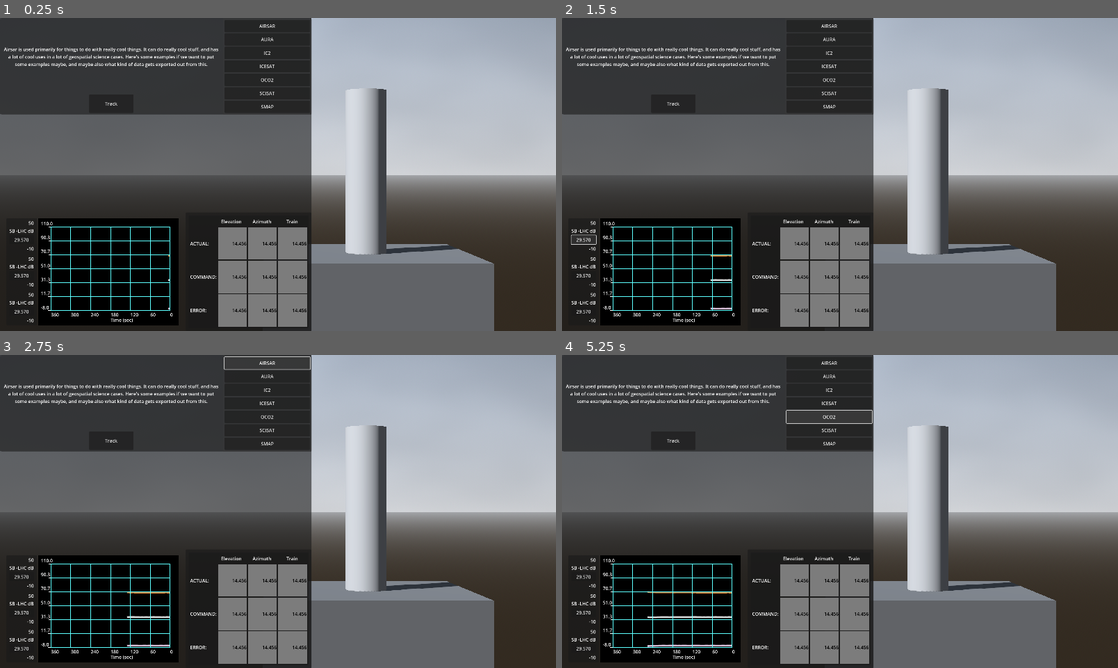
Above: before the commit, frames 1-4 (two rows, left to right).
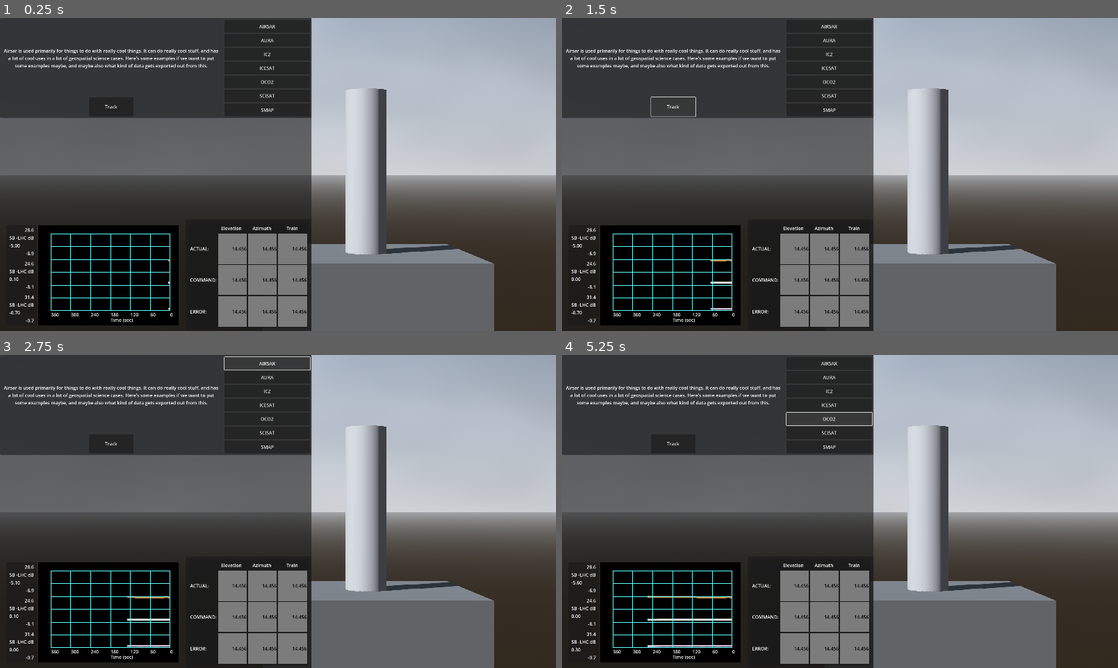
Above: after the commit, the same moments.

Repository: asfadmin/antenna-museum-exhibit
Game: Godot game, scene res://src/main.tscn
The game is run twice, just before and just after one commit, with the same random seed, the same clock (stepped at 60 frames per second) and the same inputs.
Inputs:
- Up to frame 1 (0.25 s): no input
- Up to frame 2 (1.5 s): click "Track" at 0.5 s; click "29.570" (after the commit: "Track") at 1.25 s
- Up to frame 3 (2.75 s): click "AIRSAR" at 2 s
- Up to frame 4 (5.25 s): click "AURA" at 2.75 s; click "IC2" at 3.5 s; click "ICESAT" at 4.25 s; click "OCO2" at 5 s

The runs differ from the first frame. In frame 1, 4.3% of the frame differs, in the area x 0-56%, y 2-98%; in frame 2, 4.4%; in frame 3, 4.5%; in frame 4, 4.8%.

Commit message:
Show current value on label

Diff:
--- a/exhibit-frontend/src/plot_control/PlotControl.tscn
+++ b/exhibit-frontend/src/plot_control/PlotControl.tscn
@@ -36,24 +36,24 @@
 size_flags_horizontal = 3
 alignment = 1
 
-[node name="GridContainer" type="VBoxContainer" parent="HBoxContainer/PanelContainer/MarginContainer/VBoxContainer"]
+[node name="GridContainer1" type="VBoxContainer" parent="HBoxContainer/PanelContainer/MarginContainer/VBoxContainer"]
 layout_mode = 2
 
-[node name="TopRight" type="Label" parent="HBoxContainer/PanelContainer/MarginContainer/VBoxContainer/GridContainer"]
+[node name="UpperBound1" type="Label" parent="HBoxContainer/PanelContainer/MarginContainer/VBoxContainer/GridContainer1"]
 layout_mode = 2
 text = "50"
 horizontal_alignment = 2
 
-[node name="LHC" type="Label" parent="HBoxContainer/PanelContainer/MarginContainer/VBoxContainer/GridContainer"]
+[node name="LHC" type="Label" parent="HBoxContainer/PanelContainer/MarginContainer/VBoxContainer/GridContainer1"]
 layout_mode = 2
 text = "SB -LHC dB"
 horizontal_alignment = 1
 
-[node name="Button" type="Button" parent="HBoxContainer/PanelContainer/MarginContainer/VBoxContainer/GridContainer"]
+[node name="Current1" type="Label" parent="HBoxContainer/PanelContainer/MarginContainer/VBoxContainer/GridContainer1"]
 layout_mode = 2
 text = "29.570"
 
-[node name="BottomRight" type="Label" parent="HBoxContainer/PanelContainer/MarginContainer/VBoxContainer/GridContainer"]
+[node name="LowerBound1" type="Label" parent="HBoxContainer/PanelContainer/MarginContainer/VBoxContainer/GridContainer1"]
 layout_mode = 2
 text = "-10
 "
@@ -65,7 +65,7 @@
 [node name="GridContainer2" type="VBoxContainer" parent="HBoxContainer/PanelContainer/MarginContainer/VBoxContainer"]
 layout_mode = 2
 
-[node name="TopRight" type="Label" parent="HBoxContainer/PanelContainer/MarginContainer/VBoxContainer/GridContainer2"]
+[node name="UpperBound2" type="Label" parent="HBoxContainer/PanelContainer/MarginContainer/VBoxContainer/GridContainer2"]
 layout_mode = 2
 text = "50"
 horizontal_alignment = 2
@@ -75,11 +75,11 @@
 text = "SB -LHC dB"
 horizontal_alignment = 1
 
-[node name="Button" type="Button" parent="HBoxContainer/PanelContainer/MarginContainer/VBoxContainer/GridContainer2"]
+[node name="Current2" type="Label" parent="HBoxContainer/PanelContainer/MarginContainer/VBoxContainer/GridContainer2"]
 layout_mode = 2
 text = "29.570"
 
-[node name="BottomRight" type="Label" parent="HBoxContainer/PanelContainer/MarginContainer/VBoxContainer/GridContainer2"]
+[node name="LowerBound2" type="Label" parent="HBoxContainer/PanelContainer/MarginContainer/VBoxContainer/GridContainer2"]
 layout_mode = 2
 text = "-10
 "
@@ -91,7 +91,7 @@
 [node name="GridContainer3" type="VBoxContainer" parent="HBoxContainer/PanelContainer/MarginContainer/VBoxContainer"]
 layout_mode = 2
 
-[node name="TopRight" type="Label" parent="HBoxContainer/PanelContainer/MarginContainer/VBoxContainer/GridContainer3"]
+[node name="UpperBound3" type="Label" parent="HBoxContainer/PanelContainer/MarginContainer/VBoxContainer/GridContainer3"]
 layout_mode = 2
 text = "50"
 horizontal_alignment = 2
@@ -101,11 +101,11 @@
 text = "SB -LHC dB"
 horizontal_alignment = 1
 
-[node name="Button" type="Button" parent="HBoxContainer/PanelContainer/MarginContainer/VBoxContainer/GridContainer3"]
+[node name="Current3" type="Label" parent="HBoxContainer/PanelContainer/MarginContainer/VBoxContainer/GridContainer3"]
 layout_mode = 2
 text = "29.570"
 
-[node name="BottomRight" type="Label" parent="HBoxContainer/PanelContainer/MarginContainer/VBoxContainer/GridContainer3"]
+[node name="LowerBound3" type="Label" parent="HBoxContainer/PanelContainer/MarginContainer/VBoxContainer/GridContainer3"]
 layout_mode = 2
 text = "-10
 "
@@ -122,6 +122,8 @@
 show_x_ticks = false
 x_step = 60
 y_max = 6.0
+show_y_ticks = false
+show_y_numbers = false
 y_step = 1
 grid_horizontal_visible = true
 grid_horizontal_color = Color(0.364706, 1, 1, 1)
--- a/exhibit-frontend/src/plot_control/plot_control.gd
+++ b/exhibit-frontend/src/plot_control/plot_control.gd
@@ -37,6 +37,9 @@
 const XBAND_COLUMN_NAME := "Antenna Control Unit X-Band Strength (dB)"
 const LHC_COLUMN_NAME := "Antenna Control Unit S-LHC Strength (dB)"
 const RHC_COLUMN_NAME := "Antenna Control Unit S-RHC Strength (dB)"
+@onready var current_1 = $HBoxContainer/PanelContainer/MarginContainer/VBoxContainer/GridContainer1/Current1
+@onready var current_2 = $HBoxContainer/PanelContainer/MarginContainer/VBoxContainer/GridContainer2/Current2
+@onready var current_3 = $HBoxContainer/PanelContainer/MarginContainer/VBoxContainer/GridContainer3/Current3
 
 
 func get_min(data: Array) -> float:
@@ -82,18 +85,41 @@
 
 	max_range = get_max([xband_length, lhc_length, rhc_length])
 
-	graph_node.y_min = get_min([xband_range.min(), lhc_range.min(), rhc_range.min()])  # Lower y bound of the graph
+	var y_min: float = get_min([xband_range.min(), lhc_range.min(), rhc_range.min()])  # Lower y bound of the graph
+	graph_node.y_min = y_min
 	# Setting y_max to be 3x the max range ensures that there is no overlap between graphs
-	graph_node.y_max = max_range * 3  # Upper y bound of the graph
+	var y_max = max_range * 3  # Upper y bound of the graph
+	graph_node.y_max = y_max
 
 	var y_distance: float = graph_node.y_max - graph_node.y_min
 
 	# Distance between each vertical tick
-	graph_node.y_step = y_distance / 6
+	var y_step: float = y_distance / 6
+	graph_node.y_step = y_step
 
 	print("y-distance: %s" % (graph_node.y_max - graph_node.y_min))
 	print("y-step:     %s" % graph_node.y_step)
-
+	print("y-max:      %s" % y_max)
+	print("y-min:      %s" % y_min)
+
+	var upper_bound_1 = $HBoxContainer/PanelContainer/MarginContainer/VBoxContainer/GridContainer1/UpperBound1
+	var lower_bound_1 = $HBoxContainer/PanelContainer/MarginContainer/VBoxContainer/GridContainer1/LowerBound1
+
+	var upper_bound_2 = $HBoxContainer/PanelContainer/MarginContainer/VBoxContainer/GridContainer2/UpperBound2
+	var lower_bound_2 = $HBoxContainer/PanelContainer/MarginContainer/VBoxContainer/GridContainer2/LowerBound2
+
+	var upper_bound_3 = $HBoxContainer/PanelContainer/MarginContainer/VBoxContainer/GridContainer3/UpperBound3
+	var lower_bound_3 = $HBoxContainer/PanelContainer/MarginContainer/VBoxContainer/GridContainer3/LowerBound3
+
+
+	upper_bound_1.text = str(get_max(lhc_range))
+	lower_bound_1.text = str(get_min(lhc_range))
+
+	upper_bound_2.text = str(get_max(rhc_range))
+	lower_bound_2.text = str(get_min(rhc_range))
+
+	upper_bound_3.text = str(get_max(xband_range))
+	lower_bound_3.text = str(get_min(xband_range))
 
 func load_column_data() -> Dictionary:
 	var csv := get_csv(fname)
@@ -119,10 +145,11 @@
 	initialize_graph(lhc_column_data, rhc_column_data, xband_column_data)
 
 
-func redraw(line, plot: PlotItem):
+func redraw(line: Array[Variant], plot: PlotItem, current, offset):
 	plot.remove_all()
 	for point in line:
 		plot.add_point(point)
+		current.text = "%0.2f" % (point.y - offset)
 
 
 func shift(line) -> Array[Variant]:
@@ -185,38 +212,42 @@
 
 
 func feed(xband_column_data: Array, lhc_column_data: Array, rhc_column_data: Array, offset: float):
+	var lhc_offset = 0
+	var rhc_offset = offset
+	var xband_offset = offset * 2
+
 	if x > x_min:
 		if looped:
 			lhc_line = shift(lhc_line)
 			var lhc_front = lhc_column_data.pop_front()
-			lhc_line.push_front(Vector2(x_max, lhc_front as float))
+			lhc_line.push_front(Vector2(x_max, lhc_front as float + lhc_offset))
 			lhc_line.pop_back()
 
 			rhc_line = shift(rhc_line)
 			var rhc_front = rhc_column_data.pop_front()
-			rhc_line.push_front(Vector2(x_max, rhc_front as float + offset))
+			rhc_line.push_front(Vector2(x_max, rhc_front as float + rhc_offset))
 			rhc_line.pop_back()
 
 			xband_line = shift(xband_line)
 			var xband_front = xband_column_data.pop_front()
-			xband_line.push_front(Vector2(x_max, xband_front as float + offset*2))
+			xband_line.push_front(Vector2(x_max, xband_front as float + xband_offset))
 			xband_line.pop_back()
 			x = x_max
 		else:
-			lhc_line.push_back(Vector2(x, lhc_column_data.pop_front() as float))
-			rhc_line.push_back(Vector2(x, rhc_column_data.pop_front() as float + offset))
-			xband_line.push_back(Vector2(x, xband_column_data.pop_front() as float + offset*2))
+			lhc_line.push_back(Vector2(x, lhc_column_data.pop_front() as float + lhc_offset))
+			rhc_line.push_back(Vector2(x, rhc_column_data.pop_front() as float + rhc_offset))
+			xband_line.push_back(Vector2(x, xband_column_data.pop_front() as float + xband_offset))
 		x -= shift_width
 	elif x == x_min:
-		lhc_line.push_back(Vector2(x, lhc_column_data.pop_front() as float))
-		rhc_line.push_back(Vector2(x, rhc_column_data.pop_front() as float + offset))
-		xband_line.push_back(Vector2(x_max, xband_column_data.pop_front() as float + offset*2))
+		lhc_line.push_back(Vector2(x, lhc_column_data.pop_front() as float + lhc_offset))
+		rhc_line.push_back(Vector2(x, rhc_column_data.pop_front() as float + rhc_offset))
+		xband_line.push_back(Vector2(x_max, xband_column_data.pop_front() as float + xband_offset))
 		looped = true
 		x = x_max
 
-	redraw(lhc_line, lhc_plot)
-	redraw(rhc_line, rhc_plot)
-	redraw(xband_line, xband_plot)
+	redraw(lhc_line, lhc_plot, current_1, 0)
+	redraw(rhc_line, rhc_plot, current_2, offset)
+	redraw(xband_line, xband_plot, current_3, offset*2)
 
 
 func _on_timer_timeout() -> void:
